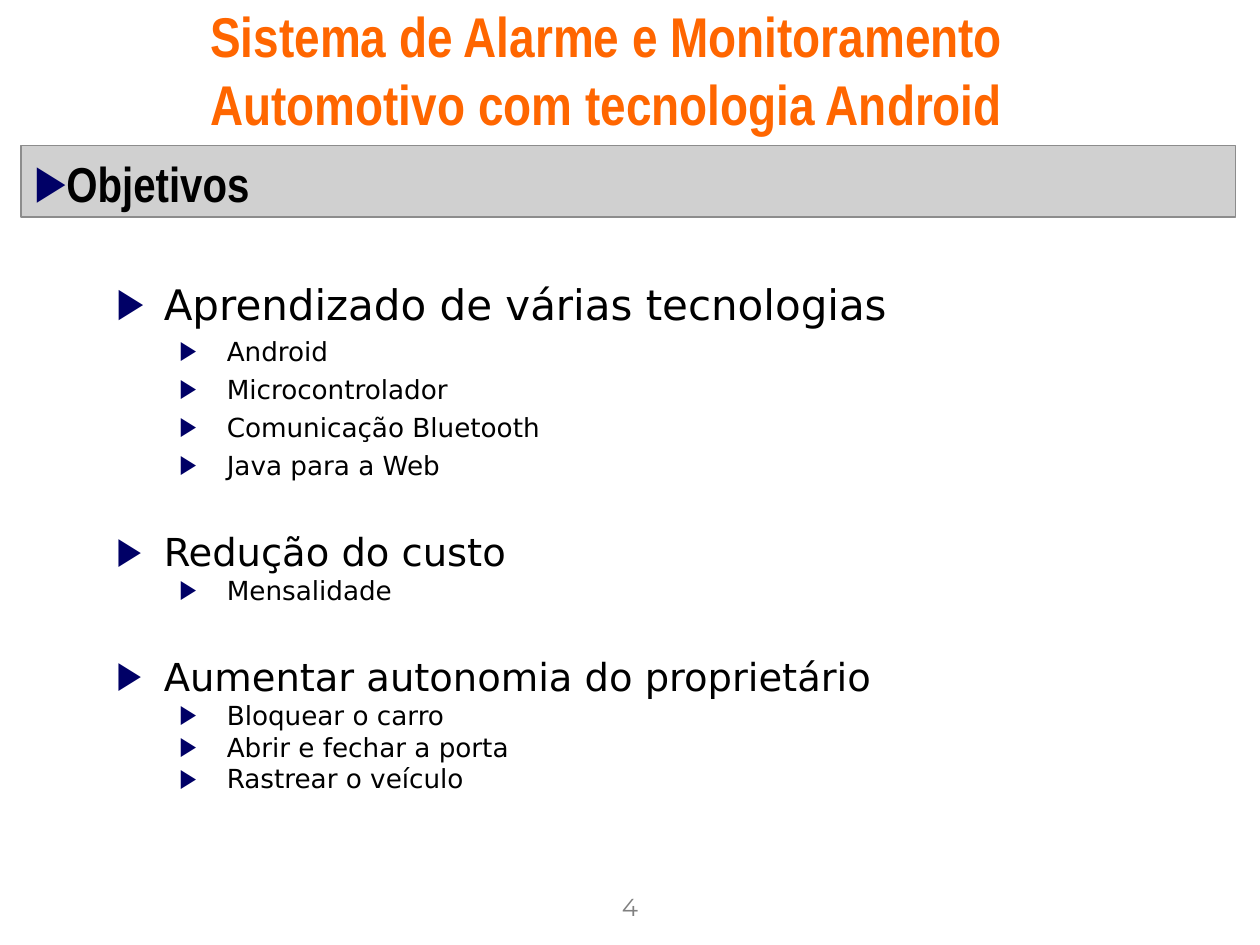
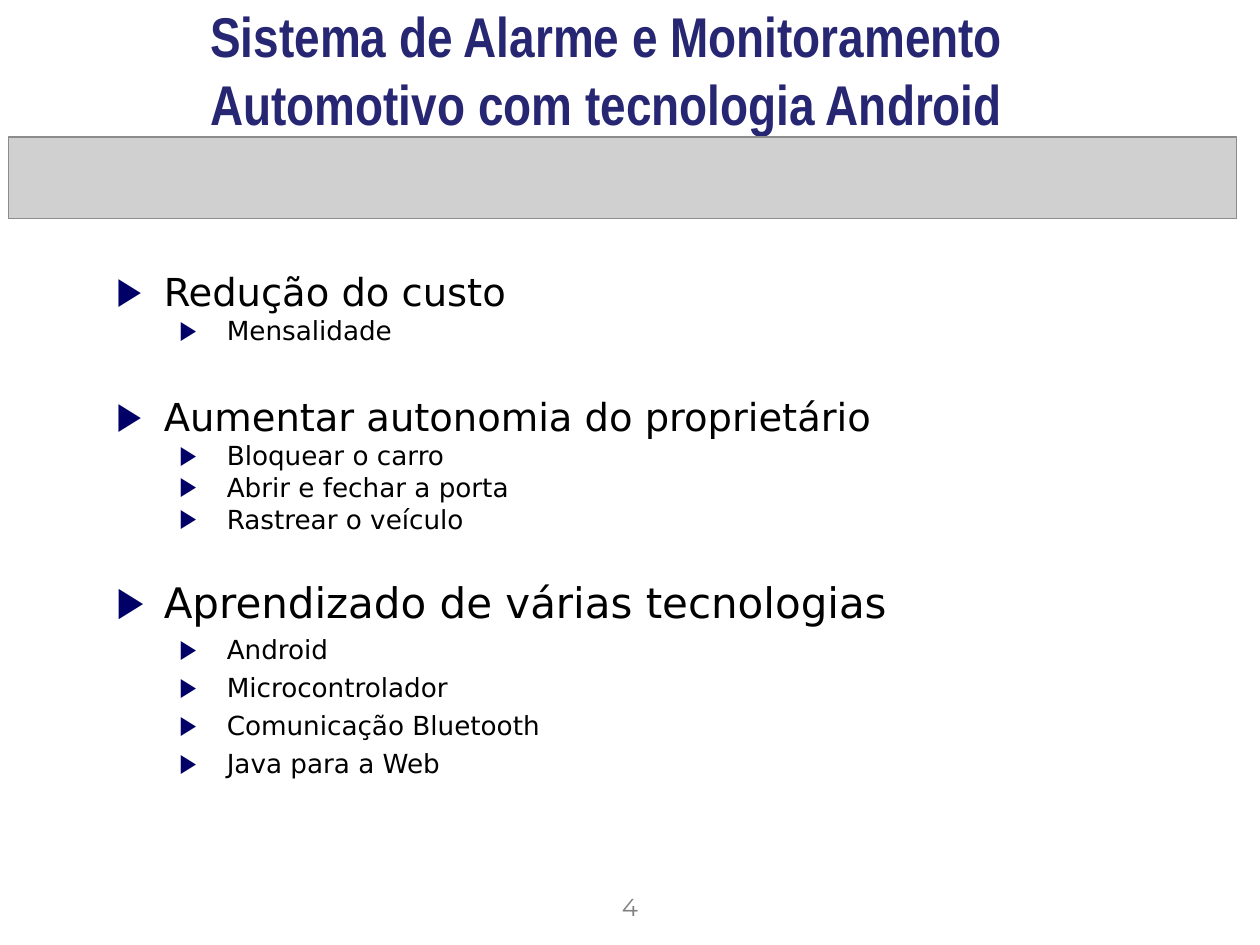
Before and after one commit to gabrielcedran/tcc-alarm-gsm, a slide deck: slide 4 of Docs/Apresentacao_padrao_Conic_2009.ppt. Drawn at 1260x945 pixels with LibreOffice and Linux fonts; fonts in the diff are those of the drawing; grey boxes stand for pictures; background and template pictures are left out. Boxes give left, top, right and bottom in pixels: in the first picture for what was removed or moved away, otherwise in the second. Text is boxed around its words. In the diff, an @@ line names an element or a change of style, - is before the commit and + after.

```diff
--- a/Docs/Apresentacao_padrao_Conic_2009.ppt
+++ b/Docs/Apresentacao_padrao_Conic_2009.ppt
@@ title "Sistema de Alarme e Monitoramento ..." at (210,16,1002,134): text colour #FF6600 to #262673 @@
@@ picture: place and size @@
-picture at (21,146,1236,218)
+picture at (9,137,1237,219)
@@ text removed at (66,166,249,211) @@
-▶ Objetivos
@@ text at (164,286,887,481): paragraphs removed @@
-▶ Aprendizado de várias tecnologias
-  ▶ Android
-  ▶ Microcontrolador
-  ▶ Comunicação Bluetooth
-  ▶ Java para a Web
@@ text at (164,584,887,779): paragraphs added @@
+▶ Aprendizado de várias tecnologias
+  ▶ Android
+  ▶ Microcontrolador
+  ▶ Comunicação Bluetooth
+  ▶ Java para a Web
```
Also in this commit, not shown: 13 other slides changed.
